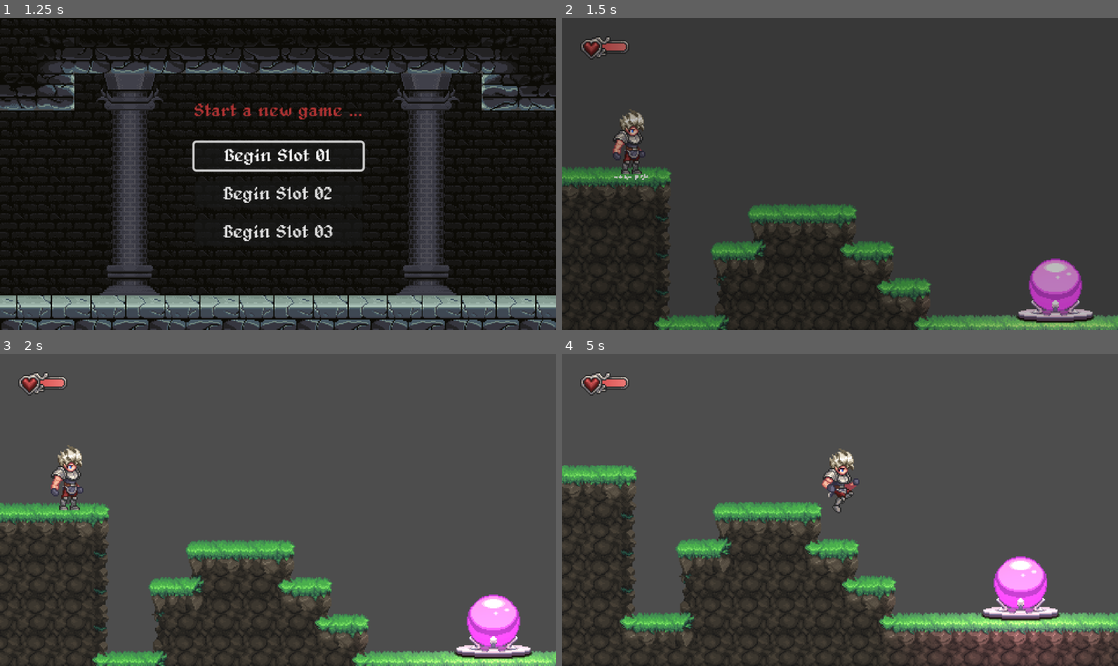
Above: before the commit, frames 1-4 (two rows, left to right).
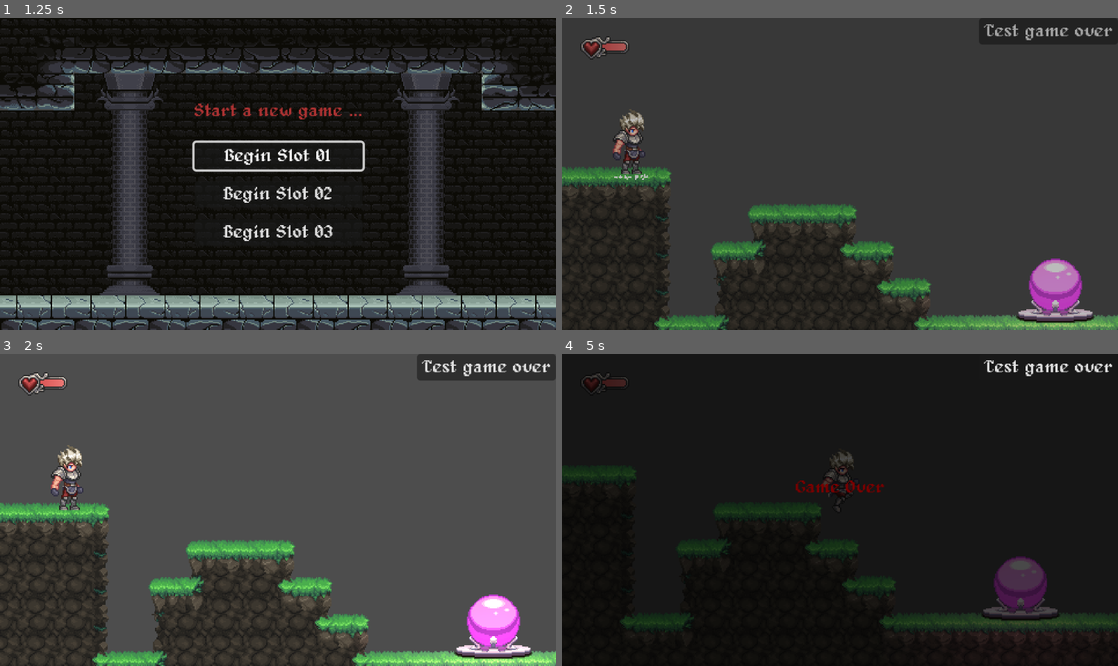
Above: after the commit, the same moments.

Repository: Stack0verF1ow/metroidvania-forge
Game: Godot game, scene res://sences/screen/emo_game.tscn
Same seed, same stepped clock (60 frames per second), same inputs: the game is played once before the commit and once after it.
Inputs (mouse positions are in pixels of both pictures, inside the frame that each line leads up to):
- Up to frame 1 (1.25 s): click "New Game" at 0.5 s
- Up to frame 2 (1.5 s): click "Begin Slot 01" at 1.25 s
- Up to frame 3 (2 s): no input
- Up to frame 4 (5 s): click (1051, 366) at 2 s, where only the run after the commit has a clickable "Test game over"; tap Enter at 2.75 s; move the mouse to (962, 494) at 2.77 s; hold D (Right) 2.78-3.53 s; hold E (Action) 2.78-3.53 s; click (962, 494) at 2.92 s; tap Space (Jump) at 3.02, 3.77 s; move the mouse to (728, 525) at 3.52 s; hold S (Down) 3.53-4.28 s; tap J (Attack) at 3.6 s; move the mouse to (895, 441) at 4.27 s; hold D (Right) from 4.28 s (still down); tap Shift at 4.35 s

Frame 1 is identical in both runs. In frame 2, 0.3% of the frame differs, in the area x 75-99%, y 2-8%; in frame 3, 2.0%; in frame 4, 99%, in the area x 0-100%, y 0-100%.

Commit message:
实现玩家死亡状态及相应HUD表现

Diff:
--- a/00_global/messages.gd
+++ b/00_global/messages.gd
@@ -2,6 +2,7 @@
 
 signal player_interacted( player : Player )
 signal player_healed( amount : int )
+signal player_death()
 signal input_hints_changed( hint : String )
 signal player_health_changed( hp: float, max_hp: float )
 signal back_to_title()
--- /dev/null
+++ b/player/death.gd
@@ -0,0 +1,28 @@
+class_name PlayerStateDeath
+extends PlayerState
+
+const DEATH_AUDIO = preload("uid://cl67h2dqupekm")
+
+
+func enter() -> void:
+	player.animation_player.play("death")
+	Audio.play_spatial_sound( DEATH_AUDIO, player.global_position )
+	Audio.play_music( null )
+	await player.animation_player.animation_finished
+	Messages.player_death.emit()
+
+
+func exit() -> void:
+	pass
+
+func handle_input( event : InputEvent) -> PlayerState:
+
+	return null
+
+func process(_delta: float) -> PlayerState:
+
+	return null
+
+func physics_process(_delta: float) -> PlayerState :
+	player.velocity.x = 0
+	return null
--- a/player/player.tscn
+++ b/player/player.tscn
@@ -13,6 +13,7 @@
 [ext_resource type="Script" uid="uid://d1wvac0gjgwqe" path="res://player/scripts/input_hints.gd" id="8_hg6s5"]
 [ext_resource type="Script" uid="uid://cnps0whajpqyr" path="res://player/states/take_damege.gd" id="8_wodsf"]
 [ext_resource type="Texture2D" uid="uid://bp7bavrr88ql7" path="res://assets/ch_03_game_systems/sprites/input_icons.png" id="9_8t03j"]
+[ext_resource type="Script" uid="uid://be6mssq6j2ieu" path="res://player/death.gd" id="9_tqiix"]
 [ext_resource type="Script" uid="uid://bt3oqfaoknlrr" path="res://sences/attack_area.gd" id="11_2ieo8"]
 [ext_resource type="Script" uid="uid://5fh34a8f1e06" path="res://sences/damage_area.gd" id="14_kb6p2"]
 [ext_resource type="AudioStream" uid="uid://crxtrbsfoi1la" path="res://assets/ch_04_player_abilities/audio/aargh.wav" id="16_32hag"]
@@ -64,7 +65,7 @@
 "times": PackedFloat32Array(0),
 "transitions": PackedFloat32Array(1),
 "update": 1,
-"values": [true]
+"values": [false]
 }
 tracks/3/type = "value"
 tracks/3/imported = false
@@ -271,12 +272,30 @@
 "values": [30]
 }
 
+[sub_resource type="Animation" id="Animation_e7oew"]
+resource_name = "death"
+length = 1.4
+step = 0.1
+tracks/0/type = "value"
+tracks/0/imported = false
+tracks/0/enabled = true
+tracks/0/path = NodePath("Sprite2D:frame")
+tracks/0/interp = 1
+tracks/0/loop_wrap = true
+tracks/0/keys = {
+"times": PackedFloat32Array(0, 0.1, 0.2, 0.3, 0.4, 0.5, 0.6, 0.7, 0.8, 0.90000004, 1, 1.1, 1.2, 1.3000001),
+"transitions": PackedFloat32Array(1, 1, 1, 1, 1, 1, 1, 1, 1, 1, 1, 1, 1, 1),
+"update": 1,
+"values": [47, 48, 49, 50, 51, 52, 53, 54, 55, 56, 57, 58, 59, 60]
+}
+
 [sub_resource type="AnimationLibrary" id="AnimationLibrary_ebec5"]
 _data = {
 &"RESET": SubResource("Animation_rgyib"),
 &"attack": SubResource("Animation_yllr7"),
 &"attack_2": SubResource("Animation_kb6p2"),
 &"crouch": SubResource("Animation_hg6s5"),
+&"death": SubResource("Animation_e7oew"),
 &"idle": SubResource("Animation_boad6"),
 &"jump": SubResource("Animation_2ieo8"),
 &"run": SubResource("Animation_8t03j"),
@@ -323,6 +342,10 @@
 unique_name_in_owner = true
 script = ExtResource("8_wodsf")
 
+[node name="Death" type="Node" parent="States"]
+unique_name_in_owner = true
+script = ExtResource("9_tqiix")
+
 [node name="Sprite2D" type="Sprite2D" parent="."]
 position = Vector2(1, -39)
 texture = ExtResource("2_boad6")
@@ -331,6 +354,7 @@
 
 [node name="AttackSprite2D" type="Sprite2D" parent="Sprite2D"]
 unique_name_in_owner = true
+visible = false
 position = Vector2(24, 24)
 texture = ExtResource("8_ebec5")
 hframes = 8
--- a/player/scripts/player.gd
+++ b/player/scripts/player.gd
@@ -143,5 +143,7 @@
 	# audio/visual
 
 func _on_damage_taken( attack_area : AttackArea ) -> void:
+	if current_state == PlayerStateDeath:
+		return
 	hp -= attack_area.damage
 	damage_taken.emit()
--- a/player/states/00_player_state.gd
+++ b/player/states/00_player_state.gd
@@ -12,6 +12,7 @@
 @onready var crouch: PlayerStateCrouch = %Crouch
 @onready var attack: PlayerStateAttack = %Attack
 @onready var take_damege: PlayerStateTakeDamage = %TakeDamege
+@onready var death: PlayerStateDeath = %Death
 
 
 func init() -> void:
--- a/player/states/take_damege.gd
+++ b/player/states/take_damege.gd
@@ -33,6 +33,8 @@
 func process( delta: float) -> PlayerState:
 	time -= delta
 	if time <= 0:
+		if player.hp <= 0:
+			return death
 		return idle
 	return null
 
@@ -41,6 +43,8 @@
 	return null
 
 func _on_damage_taken( attack_area: AttackArea ) -> void:
+	if player.current_state == death:
+		return
 	player.change_state( self )
 	if attack_area.global_position.x < player.global_position.x:
 		dir = 1.0
--- a/sences/player_hud/player_hud.gd
+++ b/sences/player_hud/player_hud.gd
@@ -1,5 +1,4 @@
 extends CanvasLayer
-
 
 @onready var hp_margin_container: MarginContainer = %HPMarginContainer
 @onready var hp_bar: TextureProgressBar = %HPBar
@@ -10,6 +9,7 @@
 
 func _ready() -> void:
 	Messages.player_health_changed.connect( update_health_bar )
+	Messages.player_death.connect( show_game_over )
 
 	game_over.visible = false
 	load_button.pressed.connect( _on_load_pressed )
@@ -20,8 +20,33 @@
 	hp_bar.value = value
 	hp_margin_container.size.x = max_hp + 22
 
+func show_game_over() -> void:
+	load_button.visible = false
+	quit_button.visible = false
+
+	game_over.modulate.a = 0
+	game_over.visible = true
+
+	var tween : Tween = create_tween()
+	tween.tween_property( game_over, "modulate", Color.WHITE, 3.0 )
+	await tween.finished
+
+	load_button.visible = true
+	quit_button.visible = true
+	load_button.grab_focus()
+
+func clear_game_over() -> void:
+	var player : Player = get_tree().get_first_node_in_group("Player")
+	player.queue_free()
+	load_button.visible = false
+	quit_button.visible = false
+	game_over.visible = false
+
+
+
 func _on_load_pressed() -> void:
-	pass
+	GameManager.load_game( GameManager.current_run.current_slot )
+	clear_game_over()
 
 func _on_quit_pressed() -> void:
-	pass
+	Messages.back_to_title.emit()
--- a/sences/player_hud/player_hud.tscn
+++ b/sences/player_hud/player_hud.tscn
@@ -16,6 +16,19 @@
 [sub_resource type="GradientTexture2D" id="GradientTexture2D_f1kpb"]
 gradient = SubResource("Gradient_0086c")
 height = 16
+
+[sub_resource type="GDScript" id="GDScript_0086c"]
+script/source = "extends Button
+
+@onready var player_hud: CanvasLayer = $\"../..\"
+
+func _ready() -> void:
+	pressed.connect( _on_pressed )
+
+func _on_pressed() -> void:
+
+	player_hud.show_game_over()
+"
 
 [node name="PlayerHud" type="CanvasLayer"]
 layer = 2
@@ -126,3 +139,14 @@
 custom_minimum_size = Vector2(150, 0)
 layout_mode = 2
 text = "Quit to title"
+
+[node name="Button" type="Button" parent="Control"]
+layout_mode = 1
+anchors_preset = 1
+anchor_left = 1.0
+anchor_right = 1.0
+offset_left = -8.0
+offset_bottom = 8.0
+grow_horizontal = 0
+text = "Test game over"
+script = SubResource("GDScript_0086c")
Not shown, added: player/death.gd.uid
Not shown: 1 places in player/player.tscn that only renumber resources
Not shown: 1 places in sences/player_hud/player_hud.tscn that only renumber resources
